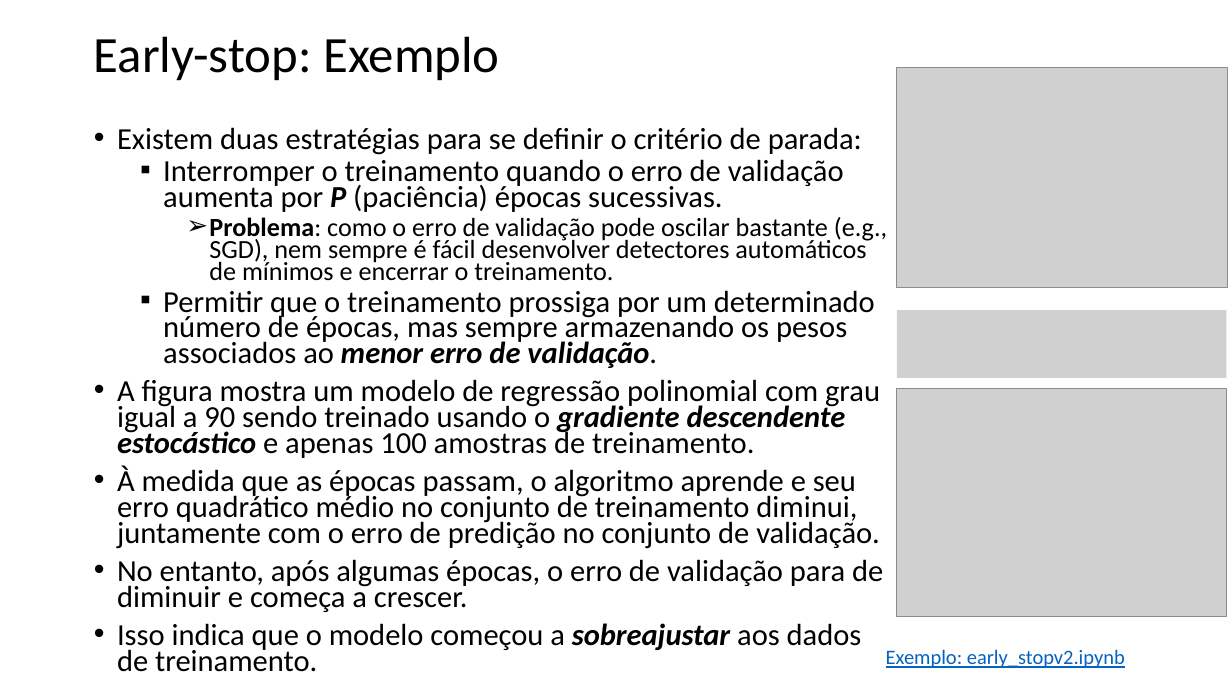
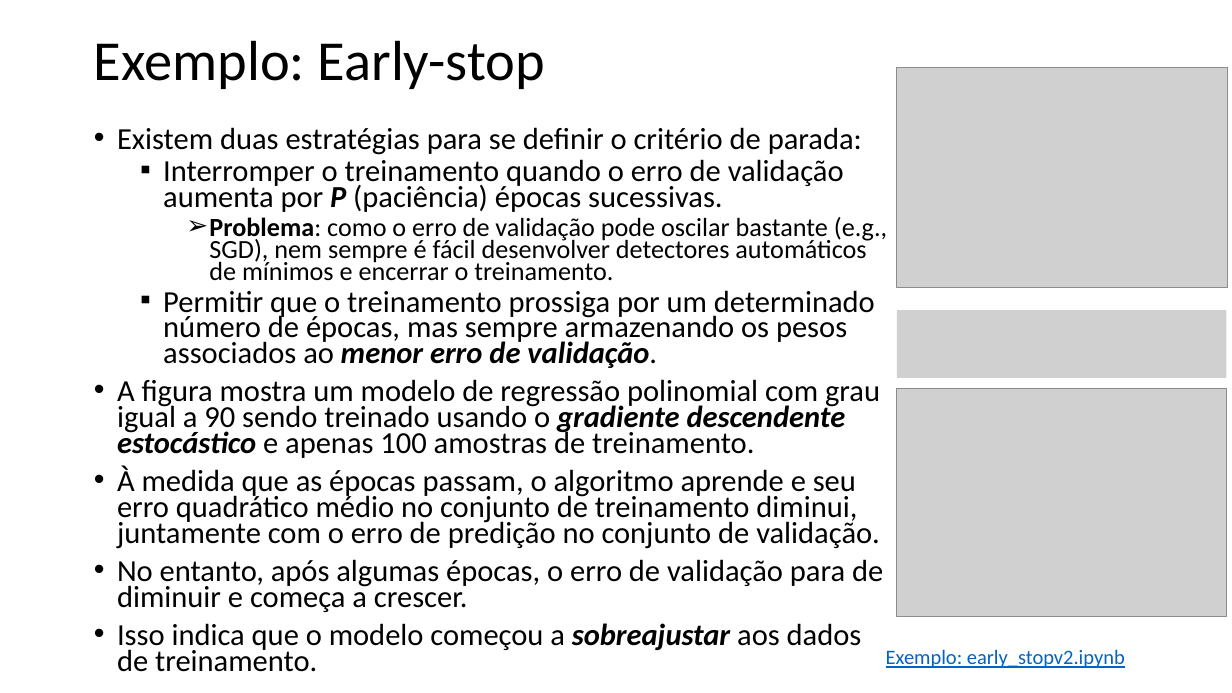
Before and after one commit to zz4fap/t319_aprendizado_de_maquina, a slide deck: slide 13 of slides/T319_Regressão_Linear (Parte VI).pptx. Drawn at 1232x693 pixels with LibreOffice and Linux fonts; fonts in the diff are those of the drawing; grey boxes stand for pictures. Boxes give left, top, right and bottom in pixels: in the first picture for what was removed or moved away, otherwise in the second. Text is boxed around its words. In the diff, an @@ line names an element or a change of style, - is before the commit and + after.

```diff
--- a/slides/T319_Regressão_Linear (Parte VI).pptx
+++ b/slides/T319_Regressão_Linear (Parte VI).pptx
@@ title at (94, 40, 545, 89): text changed; size 39.6 to 44 pt @@
-Early-stop: Exemplo
+Exemplo: Early-stop
```
Also in this commit, not shown: 2 other slides changed, 6 other files.
